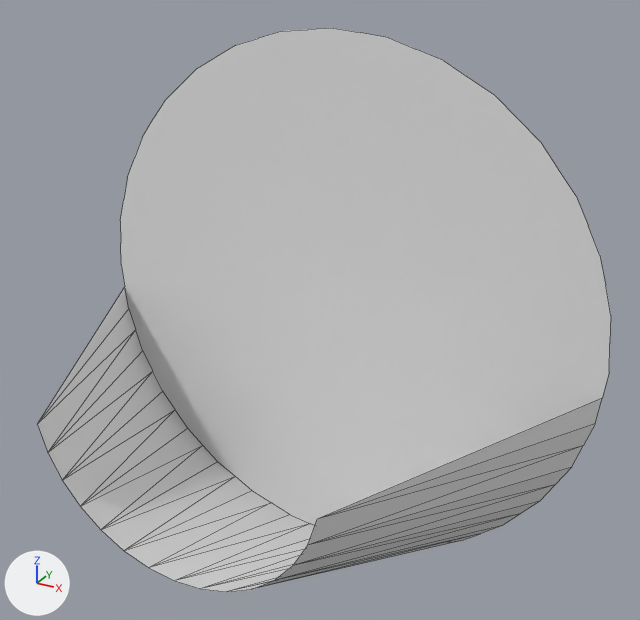
The Blender file Assets/Models/CentipedeNormalFoot.blend as it was, and as the next commit left it.
Both versions are drawn from a 50 mm camera at (0.351, -0.647, 0.329) aimed at (0.034, -0.07, 0.041). The axes (+X, +Y, +Z) are drawn at lower left. The lights are the same throughout. Mesh edges are drawn as thin lines.
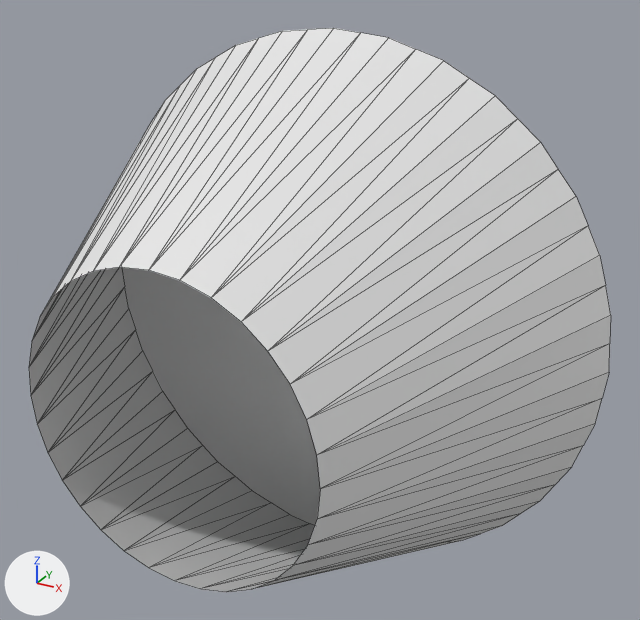
The newer file is also turned or shifted as a whole; pictures and numbers use the older file's frame.

Boxes [x1, y1, x2, y2] around the edits, measured in the pictures (640 x 620 px):
'Cone', reshaped
    before: [37, 28, 611, 592]
    after: [29, 28, 611, 592]
part 1 of me_cone, added
    after: [29, 28, 611, 519]

The change, as a diff of the scene's bpy script:
```diff
--- a/Assets/Models/CentipedeNormalFoot.blend.py
+++ b/Assets/Models/CentipedeNormalFoot.blend.py
@@ me_cone @@
 # used by ob_cone; location = (0.0, 0.0, 0.0)
-me_cone.from_pydata(...)  # 79 vertices, 45 faces; spans x -0.25..0.25, y -0.235..0.015, z -0.25..0.25
+me_cone.from_pydata(...)  # 96 vertices, 97 faces; spans x -0.25..0.25, y -0.235..0.015, z -0.25..0.25
+# me_cone part 1
+# 17 vertices are added at x -0.125..0.125, y -0.235, z 0.0..0.125
+# 52 new faces join them
```
